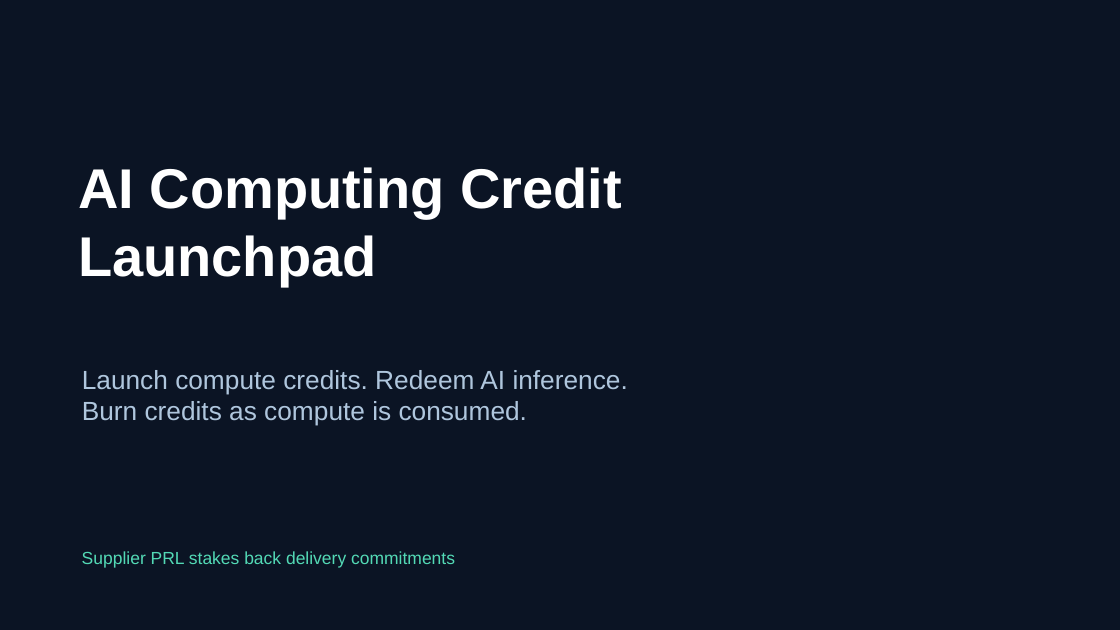
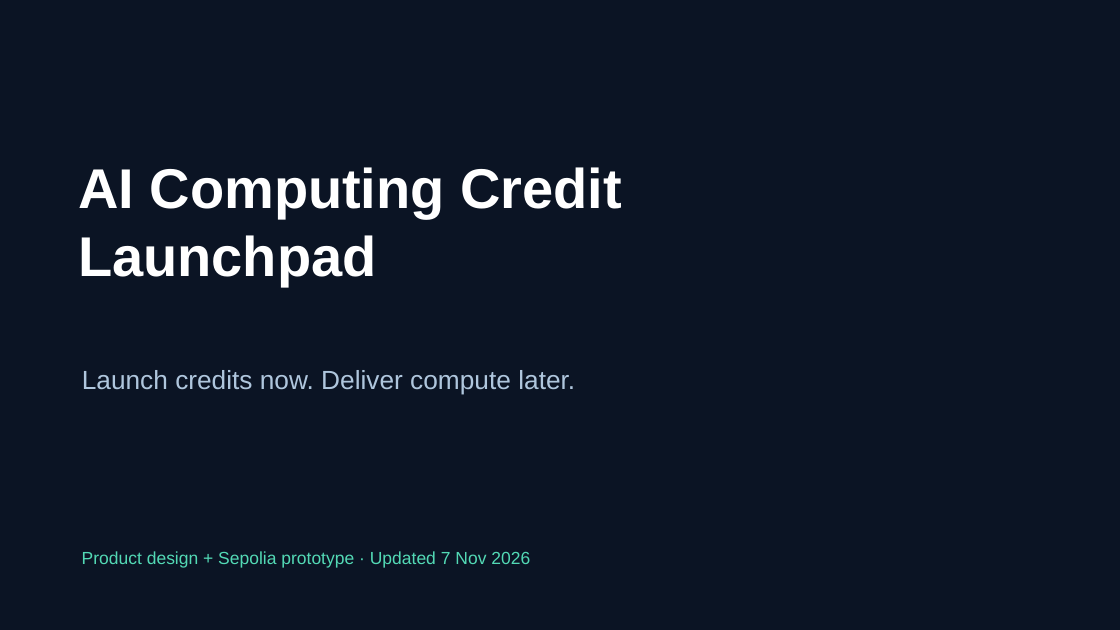
Before and after one commit to xgaozoyoe/cc-launchpad-router, a slide deck: slide 1 of apps/launchpad/public/whitepaper/ai-computing-credit-launchpad.pptx. Drawn at 1120x630 pixels with LibreOffice and Linux fonts; fonts in the diff are those of the drawing. Boxes give left, top, right and bottom in pixels: in the first picture for what was removed or moved away, otherwise in the second. Text is boxed around its words. In the diff, an @@ line names an element or a change of style, - is before the commit and + after.

```diff
--- a/apps/launchpad/public/whitepaper/ai-computing-credit-launchpad.pptx
+++ b/apps/launchpad/public/whitepaper/ai-computing-credit-launchpad.pptx
@@ text at box(82, 370, 575, 394): text changed @@
-Launch compute credits. Redeem AI inference.
-Burn credits as compute is consumed.
+Launch credits now. Deliver compute later.
@@ text at box(82, 551, 530, 568): text changed @@
-Supplier PRL stakes back delivery commitments
+Product design + Sepolia prototype · Updated 7 Nov 2026
```
Also in this commit, not shown: 7 other slides changed, 2 slides added, 2 slides removed, 1 other file.
